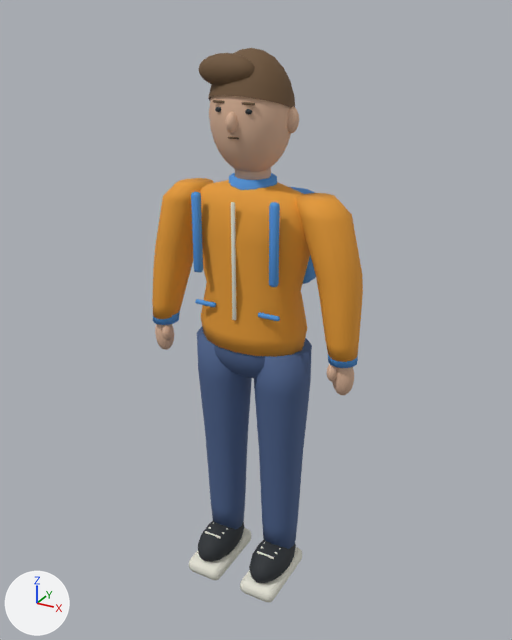
One commit to the glTF model artifacts/visual-review/pedestrians/models/DS_Pedestrian_Child_A.glb: the scene before it, then after it.
One viewpoint serves both versions: a 50 mm camera at (0.718, -1.291, 1.333) aimed at (-0.01, 0.032, 0.671). Every picture has the same lights, and +X, +Y and +Z are marked at lower left. The first picture is the older version. Vertices at exactly the same position are counted once.

In view in the first picture: 'DS_Pedestrian_Child_A_Body'.
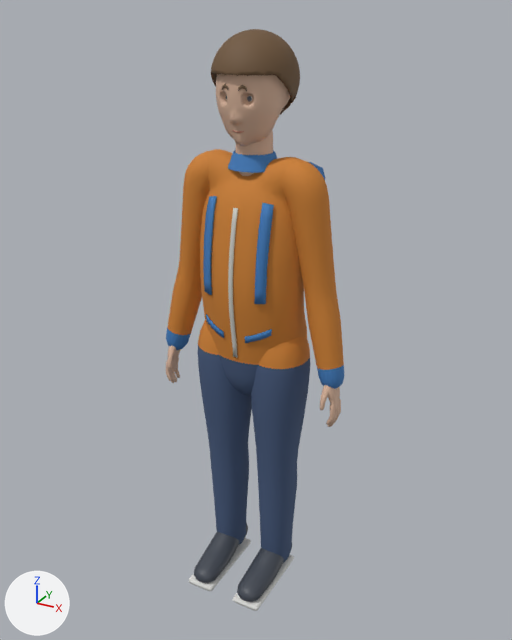
Pixel boxes (x1, y1, x2, y2) of what changed, in the pictures (512 x 640 px; the box of a moved part takes in the faces that stretch with it):
'DS_Pedestrian_Child_A_Body', recoloured, reshaped (16% narrower): before (152, 48, 363, 602); after (166, 29, 344, 611)
part 1 of me_jacket, moved or reshaped (not visible afterwards): before (287, 106, 299, 133)
part 2 of me_jacket, rebuilt (10% narrower): before (209, 96, 291, 172); after (216, 74, 290, 146)
part 3 of me_jacket, rebuilt: before (208, 48, 295, 108); after (211, 29, 300, 115)
part 4 of me_jacket, rebuilt (17% wider, 27% taller): before (249, 540, 296, 583); after (237, 547, 292, 602)
part 5 of me_jacket, rebuilt: before (198, 521, 245, 562); after (194, 522, 248, 583)
part 6 of me_jacket, rebuilt (11% taller): before (197, 327, 252, 529); after (198, 321, 252, 545)
part 7 of me_jacket, rebuilt (7% taller): before (254, 338, 312, 549); after (251, 337, 311, 563)
part 8 of me_jacket, rebuilt: before (152, 178, 213, 319); after (166, 151, 209, 350)
part 9 of me_jacket, rebuilt: before (296, 193, 363, 362); after (282, 160, 344, 389)
part 10 of me_jacket, rebuilt (mostly hidden afterwards): before (290, 187, 316, 284); after (309, 162, 325, 180)
part 11 of me_jacket, rebuilt (57% wider, 27% taller): before (231, 202, 237, 320); after (228, 208, 238, 358)
part 12 of me_jacket, rebuilt: before (189, 528, 251, 580); after (189, 538, 251, 591)
part 13 of me_jacket, rebuilt: before (240, 547, 302, 602); after (233, 554, 294, 611)
part 14 of me_jacket, rebuilt: before (235, 167, 271, 180); after (236, 130, 273, 176)
part 15 of me_jacket, deleted: before (153, 53, 358, 559)
part 16 of me_jacket, built on: before (155, 173, 354, 395); after (166, 84, 341, 427)

The change, as a list of edits to the scene's bpy script:
```text
Change mat_ped_outer:
    mat_ped_outer.base_color: (0.8, 0.33, 0.03) -> (0.62, 0.22, 0.03)  # orange #e79b30 -> orange #ce8130
Change mat_ped_trouser:
    mat_ped_trouser.base_color: (0.07, 0.12, 0.26) -> (0.06, 0.1, 0.2)  # blue #4b618b -> dark blue #45597c
Change mat_ped_cream:
    mat_ped_cream.base_color: (0.78, 0.77, 0.67) -> (0.62, 0.61, 0.56)  # white #e5e3d6 -> light grey #cecdc5
Change mat_ped_accent:
    mat_ped_accent.base_color: (0.08, 0.3, 0.72) -> (0.05, 0.2, 0.5)  # blue #5095dd -> blue #3f7cbc
Change me_jacket:
    remove me_jacket.from_pydata(...)  # 3512 vertices, 6834 faces; spans x -0.26..0.26, y -0.134..0.206, z 0.002..1.263
    add me_jacket.from_pydata(...)  # 8345 vertices, 16545 faces; spans x -0.23..0.23, y -0.164..0.216, z 0.0..1.296
    me_jacket part 1: the loose piece of 86 vertices spanning x 0.069..0.102, y -0.016..0.016, z 1.106..1.159 is multiplied about its middle by the matrix ((0.253, 0.128, 0.093), (-0.046, 0.702, -0.017), (-0.031, 0.0, 0.782)), then moved by (-0.031, 0.011, 0.029)
    me_jacket part 2: the loose piece of 262 vertices spanning x -0.087..0.087, y -0.082..0.067, z 1.02..1.255 is rebuilt with 1101 vertices and now spans x -0.074..0.074, y -0.077..0.098, z 1.081..1.279
    me_jacket part 3: the loose piece of 168 vertices spanning x -0.09..0.09, y -0.081..0.074, z 1.13..1.263 is rebuilt with 1592 vertices and now spans x -0.086..0.086, y -0.086..0.11, z 1.094..1.296
    me_jacket part 4: the loose piece of 146 vertices spanning x 0.029..0.124, y -0.126..0.055, z 0.019..0.106 is rebuilt with 227 vertices and now spans x 0.029..0.101, y -0.163..0.063, z 0.007..0.091, in mat_ped_shoe (greyish blue #3f4550)
    me_jacket part 5: the loose piece of 146 vertices spanning x -0.124..-0.029, y -0.126..0.055, z 0.019..0.106 is rebuilt with 227 vertices and now spans x -0.101..-0.029, y -0.163..0.063, z 0.007..0.091, in mat_ped_shoe (greyish blue #3f4550)
    me_jacket part 6: the loose piece of 84 vertices spanning x -0.141..-0.009, y -0.068..0.068, z 0.088..0.639 is rebuilt with 459 vertices and now spans x -0.139..-0.002, y -0.073..0.072, z 0.013..0.704
    me_jacket part 7: the loose piece of 84 vertices spanning x 0.009..0.141, y -0.068..0.068, z 0.088..0.639 is rebuilt with 458 vertices and now spans x 0.002..0.139, y -0.073..0.072, z 0.013..0.704
    me_jacket part 8: the loose piece of 72 vertices spanning x -0.259..-0.106, y -0.056..0.056, z 0.661..0.984 is rebuilt with 393 vertices and now spans x -0.23..-0.061, y -0.042..0.047, z 0.571..1.056
    me_jacket part 9: the loose piece of 72 vertices spanning x 0.106..0.259, y -0.056..0.056, z 0.661..0.984 is rebuilt with 393 vertices and now spans x 0.061..0.23, y -0.042..0.047, z 0.571..1.056
    me_jacket part 10: the loose piece of 56 vertices spanning x -0.099..0.099, y 0.063..0.18, z 0.747..0.964 is rebuilt with 56 vertices and now spans x -0.102..0.102, y 0.074..0.176, z 0.755..1.024
    me_jacket part 11: the loose piece of 56 vertices spanning x -0.004..0.004, y -0.086..-0.08, z 0.717..0.976 is rebuilt with 52 vertices and now spans x -0.005..0.005, y -0.098..-0.071, z 0.627..0.962
    me_jacket part 12: the loose piece of 56 vertices spanning x -0.124..-0.029, y -0.134..0.054, z 0.002..0.041 is rebuilt with 56 vertices and now spans x -0.1..-0.029, y -0.164..0.044, z 0.0..0.013, in mat_ped_sole (light grey #dadad7)
    me_jacket part 13: the loose piece of 56 vertices spanning x 0.029..0.124, y -0.134..0.054, z 0.002..0.041 is rebuilt with 56 vertices and now spans x 0.029..0.1, y -0.164..0.044, z 0.0..0.013, in mat_ped_sole (light grey #dadad7)
    me_jacket part 14: the loose piece of 24 vertices spanning x -0.038..0.038, y -0.037..0.037, z 0.979..1.074 is rebuilt with 252 vertices and now spans x -0.04..0.04, y -0.034..0.044, z 0.939..1.142
    me_jacket part 15: 19 loose pieces with 1240 vertices, spanning x -0.26..0.26, y -0.099..0.015, z 0.096..1.255, are deleted
    me_jacket part 16: 761 vertices removed from x -0.258..0.258, y -0.087..0.084, z 0.547..1.013; 2450 vertices added at x -0.225..0.225, y -0.096..0.094, z 0.481..1.201
    other edits to the shape of me_jacket do not show in these pictures
    remove me_jacket.materials.append(mat_ped_dark)  # dark grey #292e32
    add me_jacket.materials.append(mat_ped_shoe)  # greyish blue #3f4550
    add me_jacket.materials.append(mat_ped_sole)  # light grey #dadad7
    add me_jacket.materials.append(mat_ped_eyewhite)  # light grey #dddad4
    add me_jacket.materials.append(mat_ped_iris)  # greyish blue #616976
    add me_jacket.materials.append(mat_ped_lips)  # beige #d5917b
    add me_jacket.materials.append(mat_ped_pack)  # light grey #cbcbc8
```
